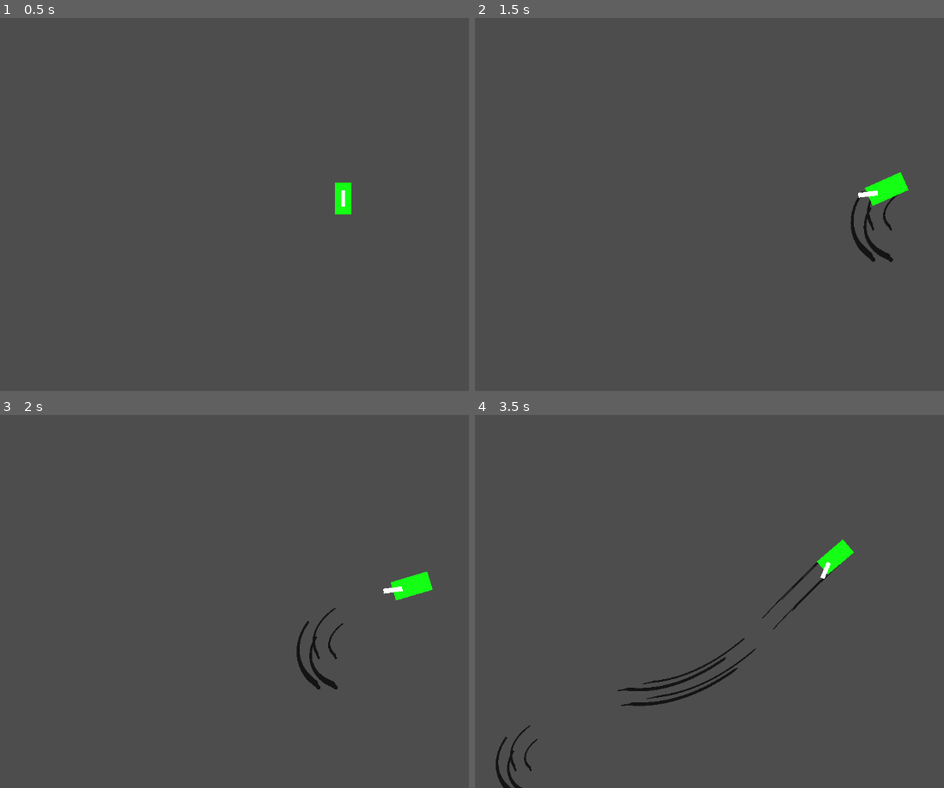
Above: before the commit, frames 1-4 (two rows, left to right).
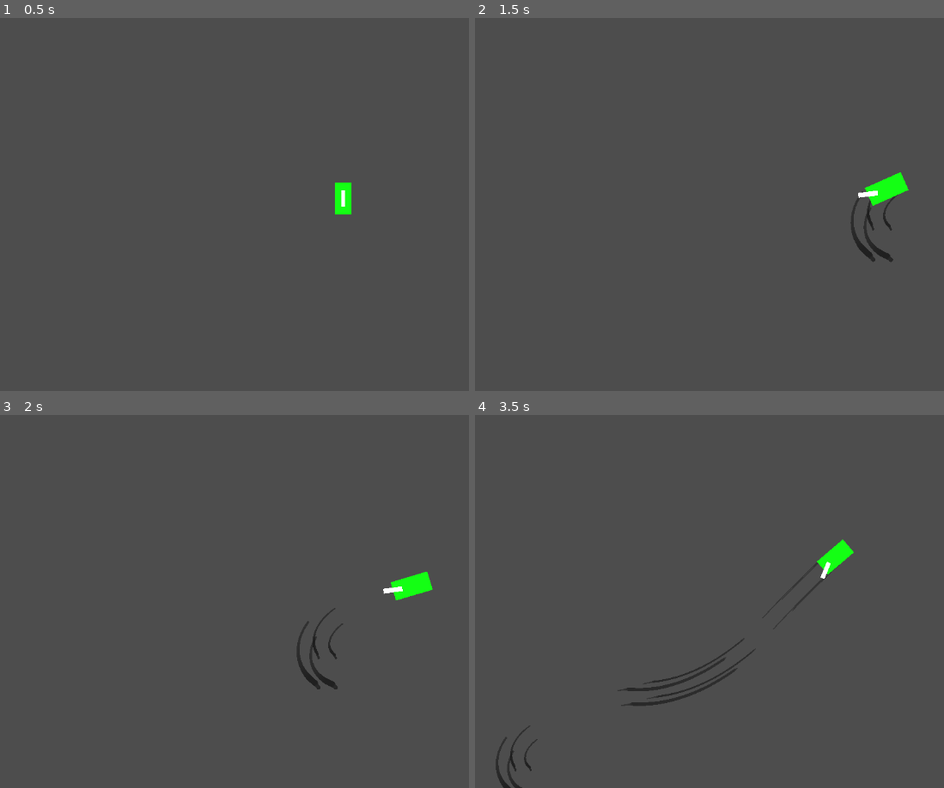
Above: after the commit, the same moments.

Repository: Denomycor/piratesoftware-16
Game: Godot game, scene res://assets/scenes/levels/arena.tscn
The game is run twice, just before and just after one commit, with the same random seed, the same clock (stepped at 60 frames per second) and the same inputs. This scene is started directly instead of the project's main scene.
Inputs (mouse positions are in pixels of both pictures, inside the frame that each line leads up to):
- Up to frame 1 (0.5 s): no input
- Up to frame 2 (1.5 s): tap Enter at 0.5 s; move the mouse to (outside the picture) at 0.52 s; click (outside the picture) at 0.67 s; move the mouse to (681, 219) at 1.27 s; click (681, 219) at 1.42 s
- Up to frame 3 (2 s): no input
- Up to frame 4 (3.5 s): move the mouse to (887, 511) at 2.02 s; click (887, 511) at 2.17 s; move the mouse to (784, 672) at 2.77 s; click (784, 672) at 2.92 s

Frame 1 is identical in both runs. In frame 2, less than 0.1% of the frame differs, in the area x 80-90%, y 46-59%; in frame 3, less than 0.1%; in frame 4, 0.3%, in the area x 4-78%, y 39-97%.

Commit message:
added line fade

Diff:
--- a/assets/scenes/car/drift_line.tscn
+++ b/assets/scenes/car/drift_line.tscn
@@ -1,14 +1,17 @@
-[gd_scene load_steps=3 format=3 uid="uid://vnjfkg2hdmsq"]
+[gd_scene load_steps=4 format=3 uid="uid://vnjfkg2hdmsq"]
 
 [ext_resource type="Script" path="res://assets/scripts/drift_line.gd" id="1_tw6y0"]
 
 [sub_resource type="Curve" id="Curve_bymuo"]
+
+[sub_resource type="Gradient" id="Gradient_ard8n"]
 
 [node name="DriftLine" type="Line2D"]
 z_index = -1
 width = 1.0
 width_curve = SubResource("Curve_bymuo")
 default_color = Color(0.0784314, 0.0784314, 0.0784314, 1)
+gradient = SubResource("Gradient_ard8n")
 joint_mode = 2
 begin_cap_mode = 2
 end_cap_mode = 2
--- a/assets/scripts/drift_line.gd
+++ b/assets/scripts/drift_line.gd
@@ -45,7 +45,7 @@
 	point_distance.remove_at.call_deferred(idx)
 	remove_point.call_deferred(idx)
 	set_width_curve.call_deferred()
-	#set_drift_gradient.call_deferred()
+	set_drift_gradient.call_deferred()
 
 func add_drift_point(pos: Vector2, w: float, a: float) -> void:
 	var d: float
@@ -62,14 +62,17 @@
 
 	add_point(pos)
 	set_width_curve.call_deferred()
-	#set_drift_gradient.call_deferred()
+	set_drift_gradient.call_deferred()
 
 func set_drift_gradient() -> void:
 	var temp_gradient:= Gradient.new()
-	for idx in alpha_points.size():
-		var temp_color = default_color
-		temp_color.a = alpha_points[idx]/255
-		temp_gradient.add_point(1,temp_color)
+	var temp_color = default_color
+	if alpha_points.size() > 1:
+		for idx in alpha_points.size():
+			if idx < 2:
+				temp_gradient.remove_point(0)
+			temp_color.a = alpha_points[idx]/255
+			temp_gradient.add_point(get_point_ratio(idx),temp_color)
 	gradient = temp_gradient
 
 func set_width_curve() -> void:
